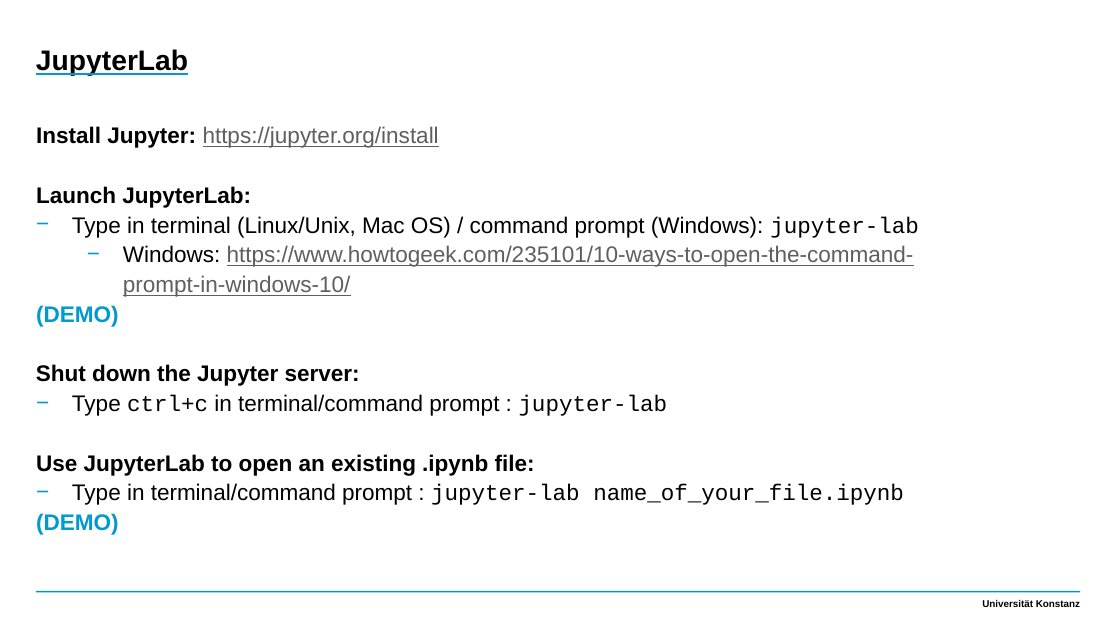
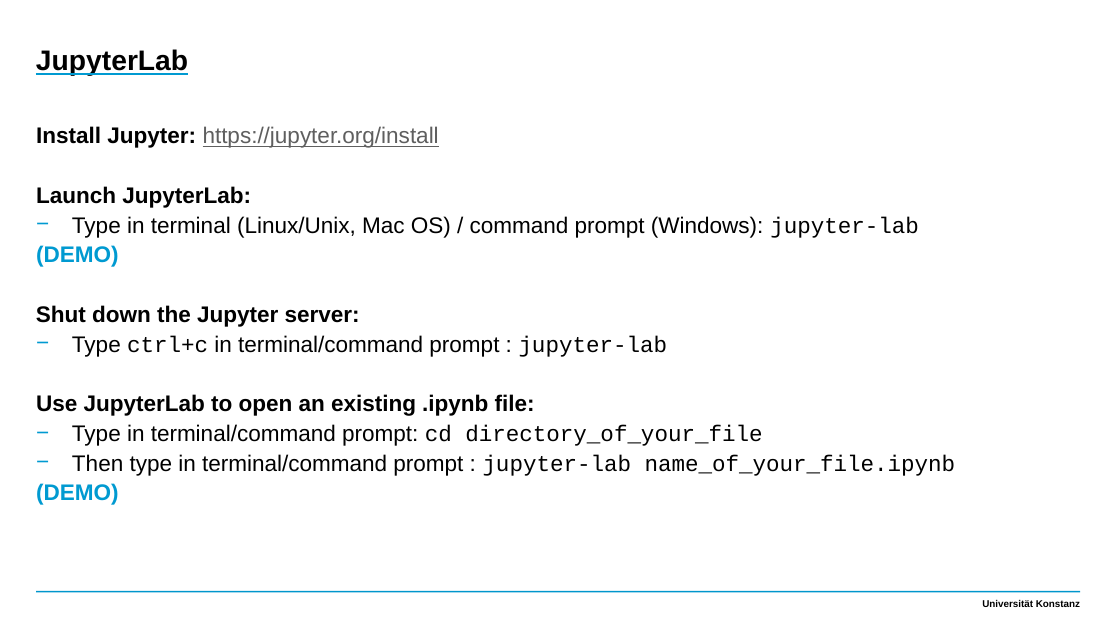
Before and after one commit to qi-yu/teaching-materials-python, a slide deck: slide 9 of slides/1_introduction.pptx. Drawn at 1120x630 pixels with LibreOffice and Linux fonts; fonts in the diff are those of the drawing. Boxes give left, top, right and bottom in pixels: in the first picture for what was removed or moved away, otherwise in the second. Text is boxed around its words. In the diff, an @@ line names an element or a change of style, - is before the commit and + after.

```diff
--- a/slides/1_introduction.pptx
+++ b/slides/1_introduction.pptx
@@ text at [123, 245, 914, 297]: paragraph removed @@
-      − Windows: https://www.howtogeek.com/235101/10-ways-to-open-the-command-prompt-in-windows-10/
@@ text at [72, 424, 956, 476]: text changed; font Courier New to Arial @@
-    − Type in terminal/command prompt : jupyter-lab name_of_your_file.ipynb
+    − Type in terminal/command prompt: cd directory_of_your_file
+    − Then type in terminal/command prompt : jupyter-lab name_of_your_file.ipynb
```
Also in this commit, not shown: 4 other slides changed, 1 other file.
